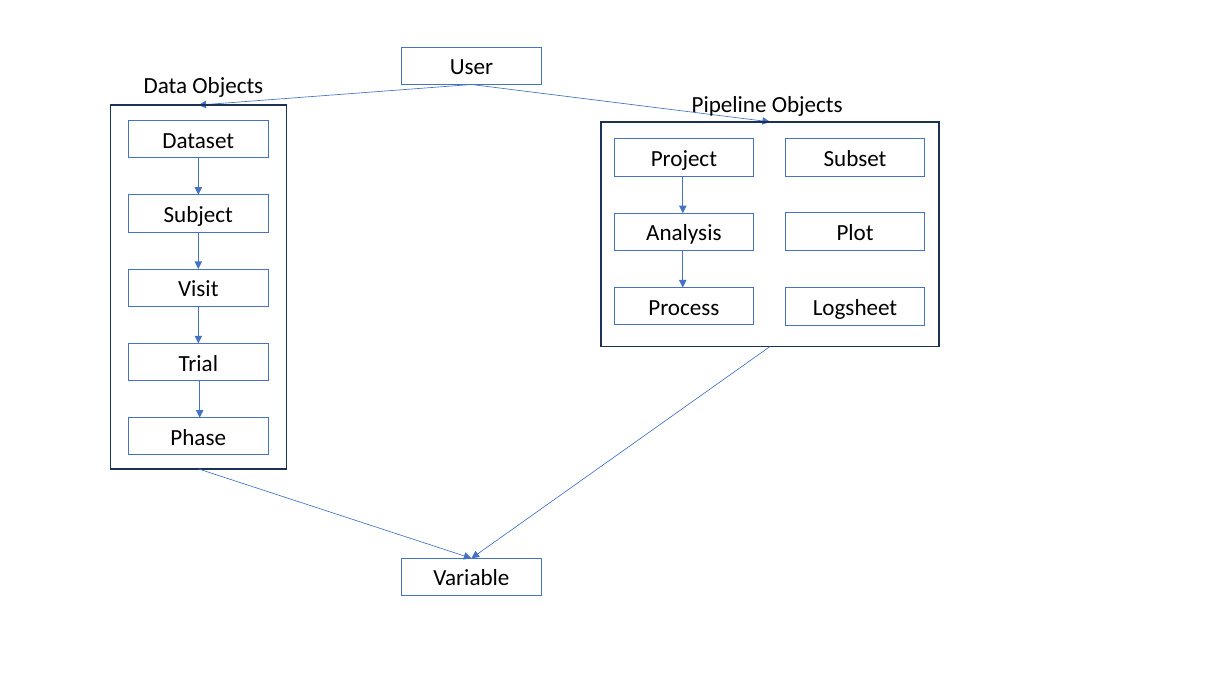
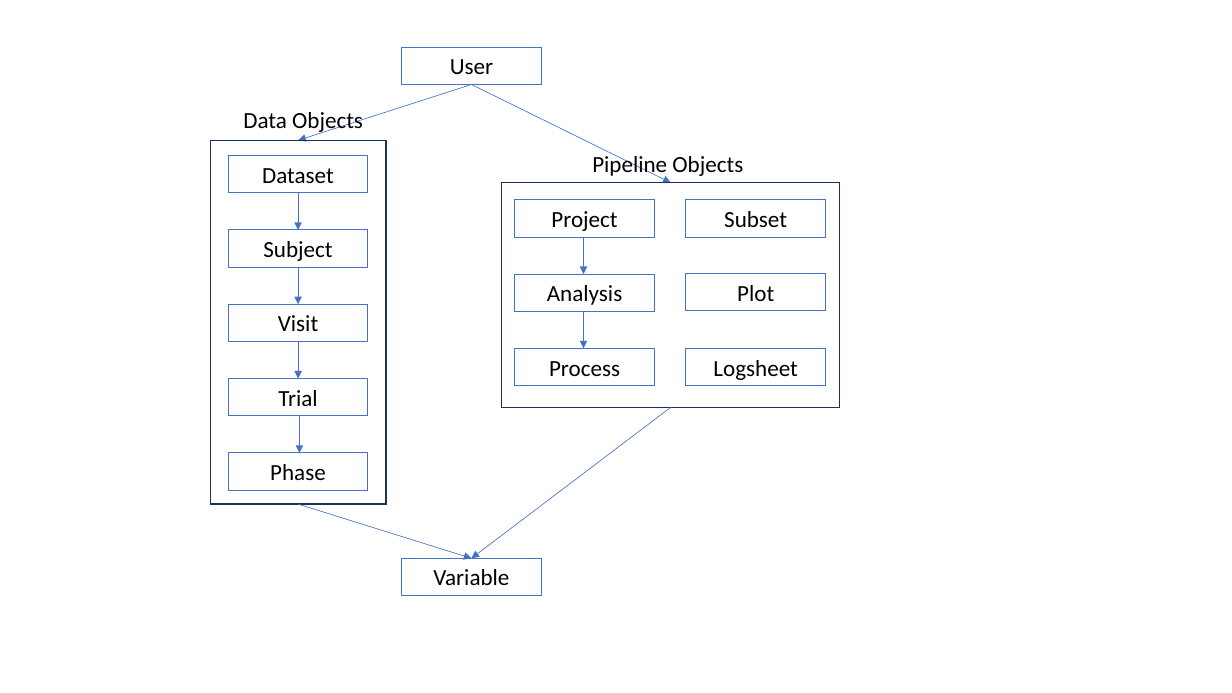
Before and after one commit to ResearchOS/Biomech-Analysis-Platform-Python, a slide deck: slide 1 of class_hierarchy.pptx. Drawn at 1232x693 pixels with LibreOffice and Linux fonts; fonts in the diff are those of the drawing. Boxes give left, top, right and bottom in pixels: in the first picture for what was removed or moved away, otherwise in the second. Text is boxed around its words. In the diff, an @@ line names an element or a change of style, - is before the commit and + after.

```diff
--- a/class_hierarchy.pptx
+++ b/class_hierarchy.pptx
@@ arrow moved from (471, 84) - (199, 105) to (471, 84) - (299, 140) @@
@@ arrow moved from (471, 84) - (770, 122) to (471, 84) - (671, 183) @@
@@ 7 rectangles, 2 arrows, 1 text: place and size @@
-7 rectangles, 2 arrows, 1 text at [602,96,940,347]
+7 rectangles, 2 arrows, 1 text at [502,153,840,408]
@@ 6 rectangles, 4 arrows, 1 text: place and size @@
-6 rectangles, 4 arrows, 1 text at [111,77,287,470]
+6 rectangles, 4 arrows, 1 text at [211,112,386,505]
@@ arrow moved from (770, 347) - (471, 558) to (671, 408) - (471, 558) @@
@@ arrow moved from (199, 470) - (471, 558) to (299, 505) - (471, 558) @@
```
Also in this commit, not shown: 5 other files.
